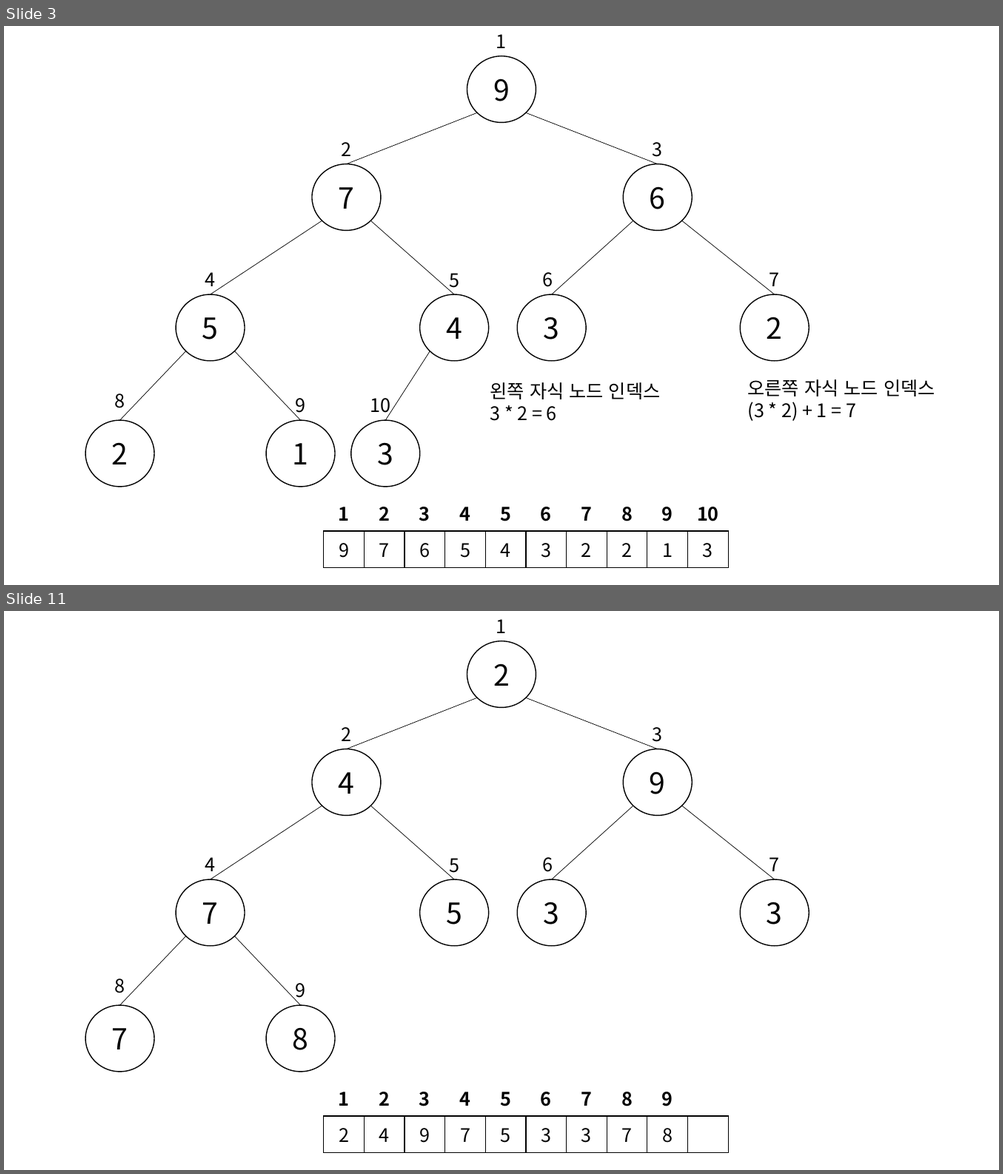
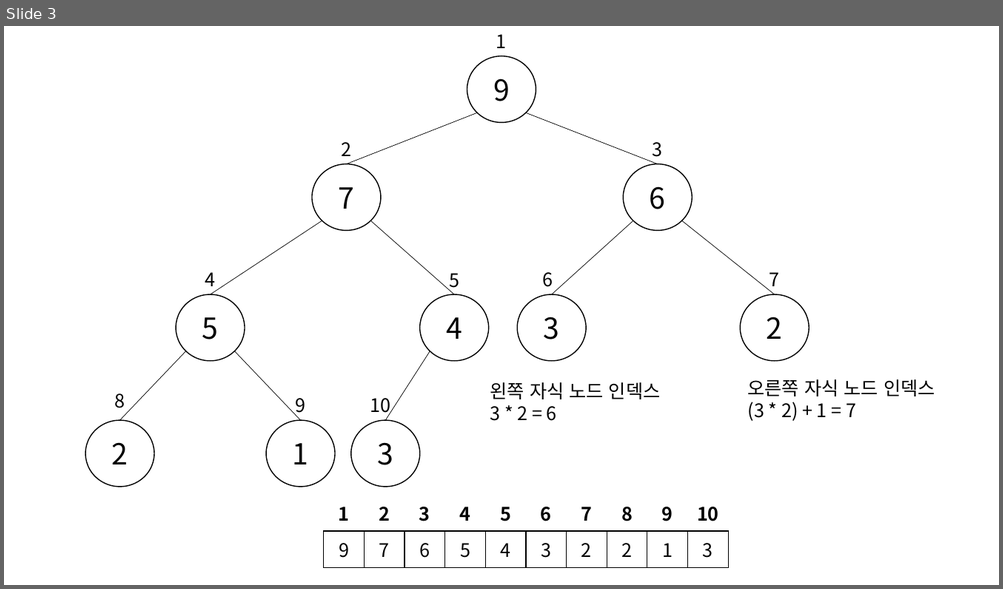
Before and after one commit to glitter1221/algorithm, a slide deck: heap/heap.pptx. Shown one above the other, each under a label of ours: slides 3 and 11 before the commit, slide 3 after it; the slides between them are not shown. The pictures are 1003x1174 and 1003x589 pixels, drawn with LibreOffice and Linux fonts; fonts in the diff are those of the drawing. Boxes give left, top, right and bottom in pixels: in the first picture for what was removed or moved away, otherwise in the second. Text is boxed around its words. In the diff, an @@ line names an element or a change of style, - is before the commit and + after.

```diff
--- a/heap/heap.pptx
+++ b/heap/heap.pptx
@@ slide 11 removed at [4, 611, 999, 1170], background #FFFFFF @@
@@ text removed at [496, 619, 506, 633] @@
-1
@@ ellipse removed at [467, 641, 536, 707] @@
-2
@@ line removed from (477, 698) to (347, 749) @@
@@ line removed from (526, 698) to (657, 749) @@
@@ text removed at [341, 727, 351, 741] @@
-2
@@ text removed at [652, 727, 663, 742] @@
-3
@@ ellipse removed at [312, 749, 381, 815] @@
-4
@@ ellipse removed at [623, 749, 692, 815] @@
-9
@@ line removed from (322, 806) to (210, 880) @@
@@ line removed from (370, 806) to (454, 880) @@
@@ line removed from (633, 806) to (552, 880) @@
@@ line removed from (681, 806) to (775, 880) @@
@@ text removed at [205, 857, 215, 871] @@
-4
@@ text removed at [449, 858, 459, 877] @@
-5
@@ text removed at [543, 857, 553, 872] @@
-6
@@ text removed at [769, 857, 780, 877] @@
-7
@@ ellipse removed at [176, 880, 244, 946] @@
-7
@@ ellipse removed at [420, 880, 488, 946] @@
-5
@@ ellipse removed at [518, 880, 586, 946] @@
-3
@@ ellipse removed at [740, 880, 808, 946] @@
-3
@@ line removed from (186, 937) to (119, 1005) @@
@@ line removed from (235, 937) to (300, 1005) @@
@@ text removed at [114, 979, 125, 994] @@
-8
@@ text removed at [295, 983, 305, 1002] @@
-9
@@ ellipse removed at [85, 1005, 154, 1072] @@
-7
@@ ellipse removed at [266, 1005, 335, 1072] @@
-8
@@ table removed at [324, 1079, 726, 1153], 2 rows, 10 columns @@
-1 | 2 | 3 | 4 | 5 | 6 | 7 | 8 | 9 | 
-2 | 4 | 9 | 7 | 5 | 3 | 3 | 7 | 8 | 
```
Also in this commit, not shown: 8 other slides removed, 8 other files.
